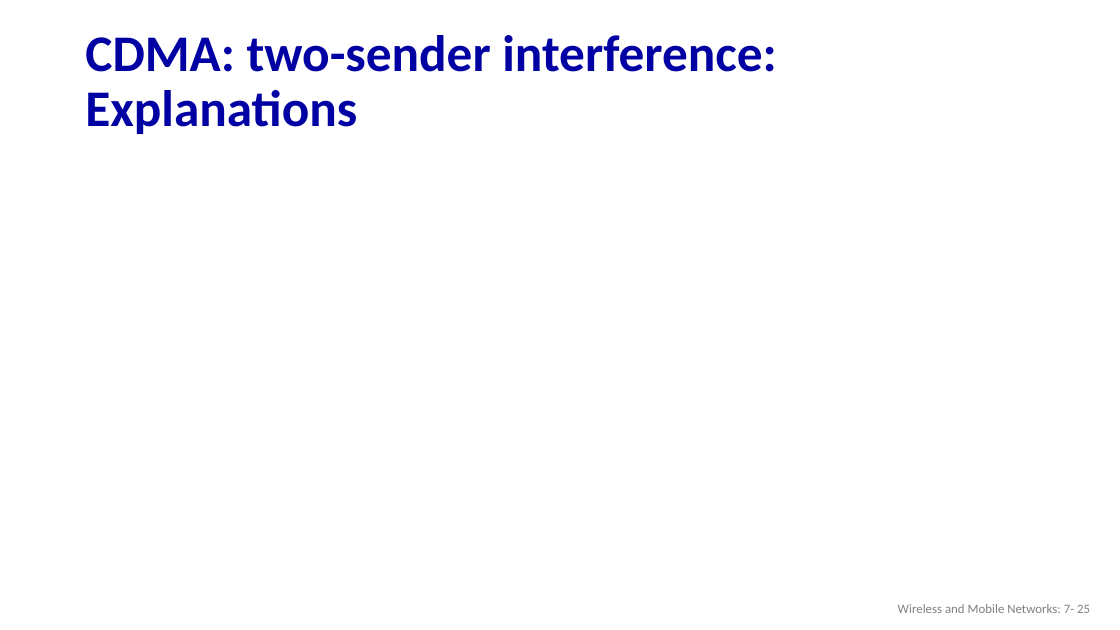
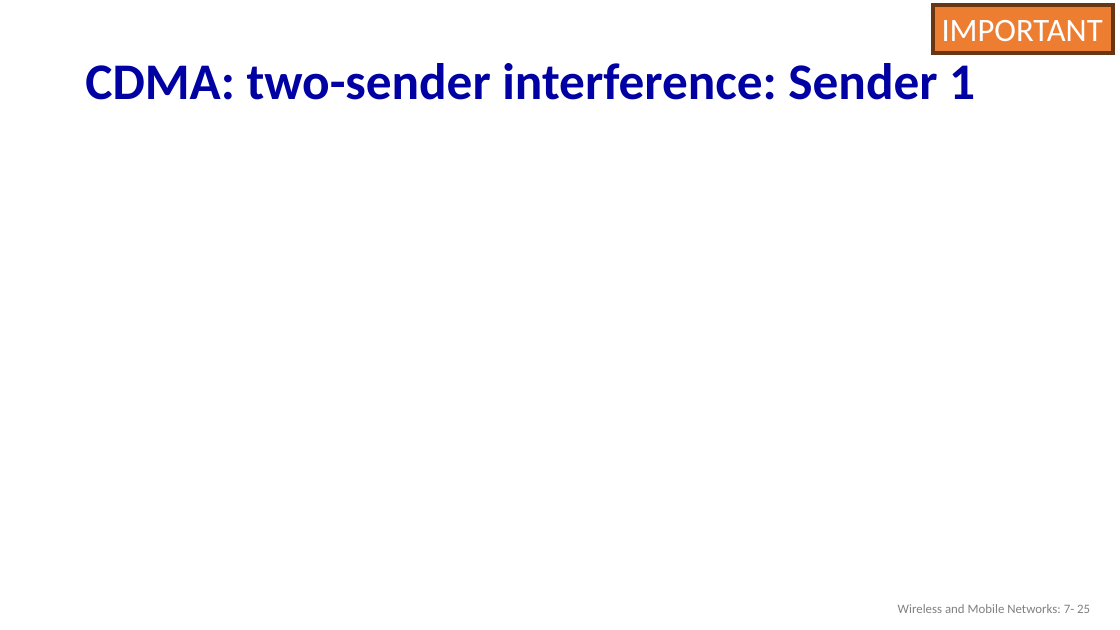
Before and after one commit to guhofstra/CSC175, a slide deck: slide 25 of PPTs/7.1 Wireless.pptx. Drawn at 1120x630 pixels with LibreOffice and Linux fonts; fonts in the diff are those of the drawing; grey boxes stand for pictures. Boxes give left, top, right and bottom in pixels: in the first picture for what was removed or moved away, otherwise in the second. Text is boxed around its words. In the diff, an @@ line names an element or a change of style, - is before the commit and + after.

```diff
--- a/PPTs/7.1 Wireless.pptx
+++ b/PPTs/7.1 Wireless.pptx
@@ rectangle added at (933, 5, 1113, 53), fill #ED7D31, outline #683715 3 pt, 28 pt, text #FFFFFF @@
+IMPORTANT
@@ title at (85, 63, 975, 100): text changed @@
-CDMA: two-sender interference: Explanations
+CDMA: two-sender interference: Sender 1
```
Also in this commit, not shown: 23 other slides changed, 1 slide added, 1 other file.
